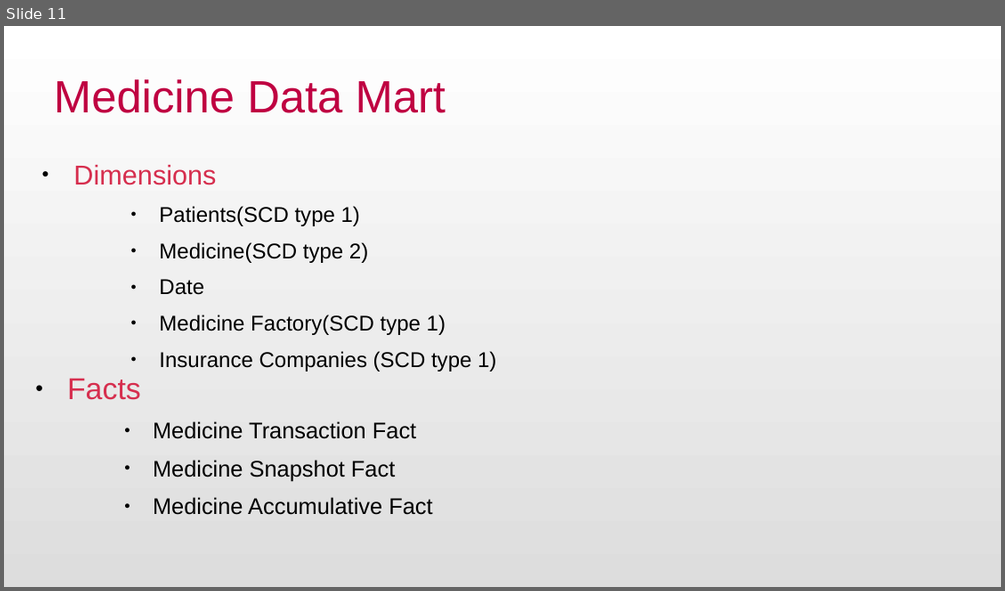
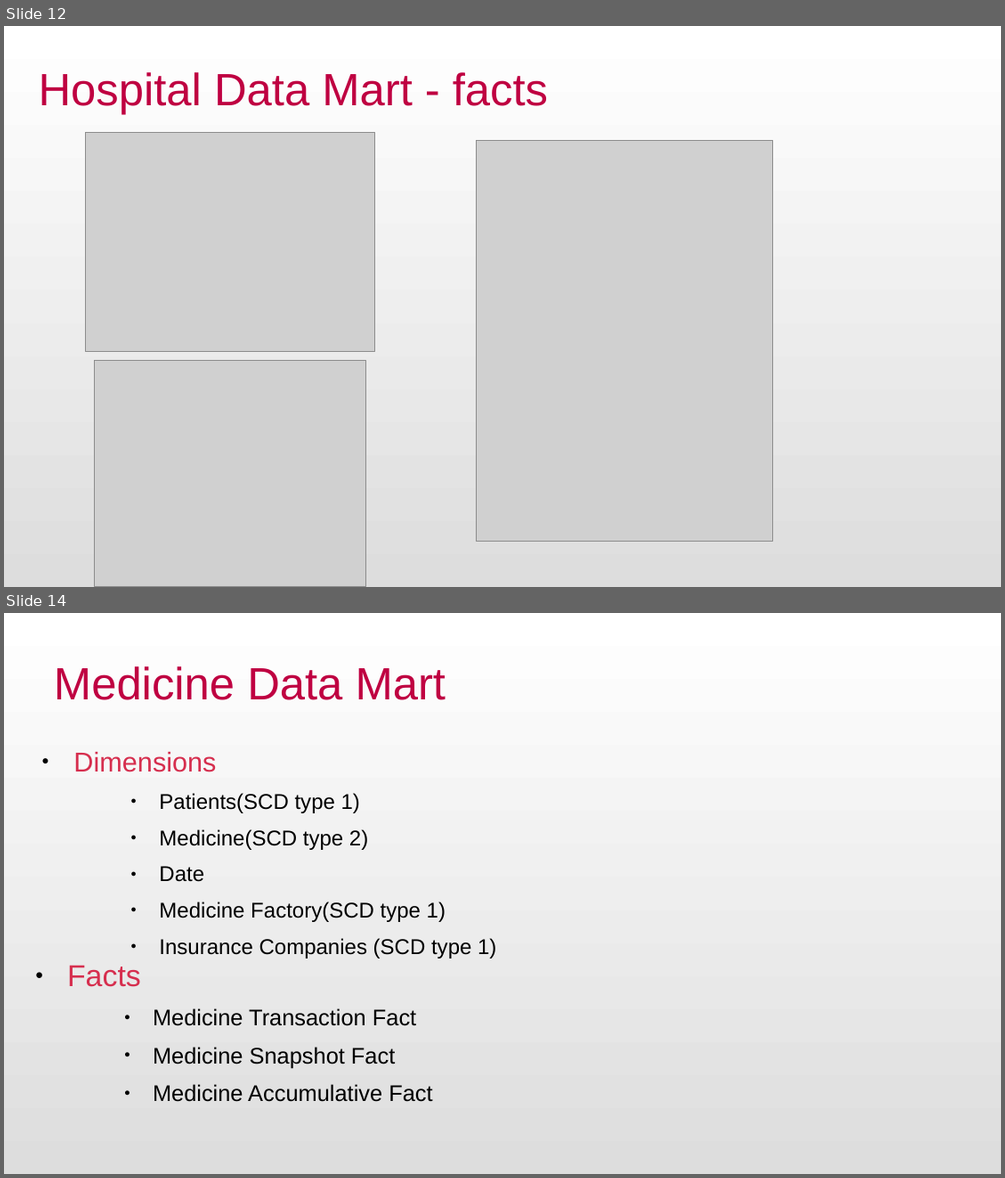
Before and after one commit to kharmolak/andoni, a slide deck: Documents/presentation_slides.odp. Shown one above the other, each under a label of ours: slide 11 before the commit, slides 12 and 14 after it; the slides between them are not shown. The pictures are 1005x591 and 1005x1178 pixels, drawn with LibreOffice and Linux fonts; fonts in the diff are those of the drawing; grey boxes stand for pictures. Boxes give left, top, right and bottom in pixels: in the first picture for what was removed or moved away, otherwise in the second. Text is boxed around its words. In the diff, an @@ line names an element or a change of style, - is before the commit and + after.

```diff
--- a/Documents/presentation_slides.odp
+++ b/Documents/presentation_slides.odp
@@ slide 12 added at (4,26,1001,587), background gradient #FFFFFF to #DDDDDD @@
@@ title added at (39,72,548,115), 36 pt, text #BF0041 @@
+Hospital Data Mart - facts
@@ picture added at (85,133,375,352) @@
@@ picture added at (477,140,773,541) @@
@@ picture added at (95,361,366,587) @@
@@ what was slide 11 is now slide 14 @@
```
Also in this commit, not shown: 5 other slides added, 2 other files.
